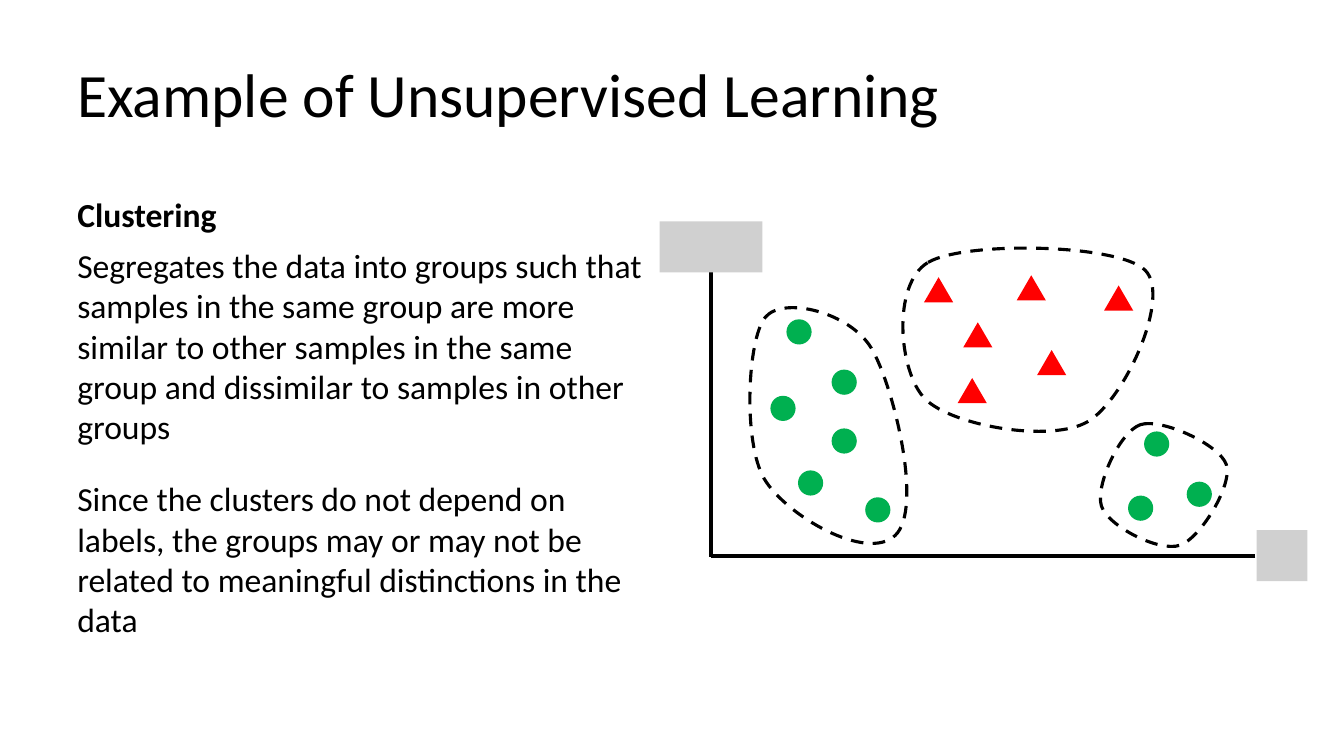
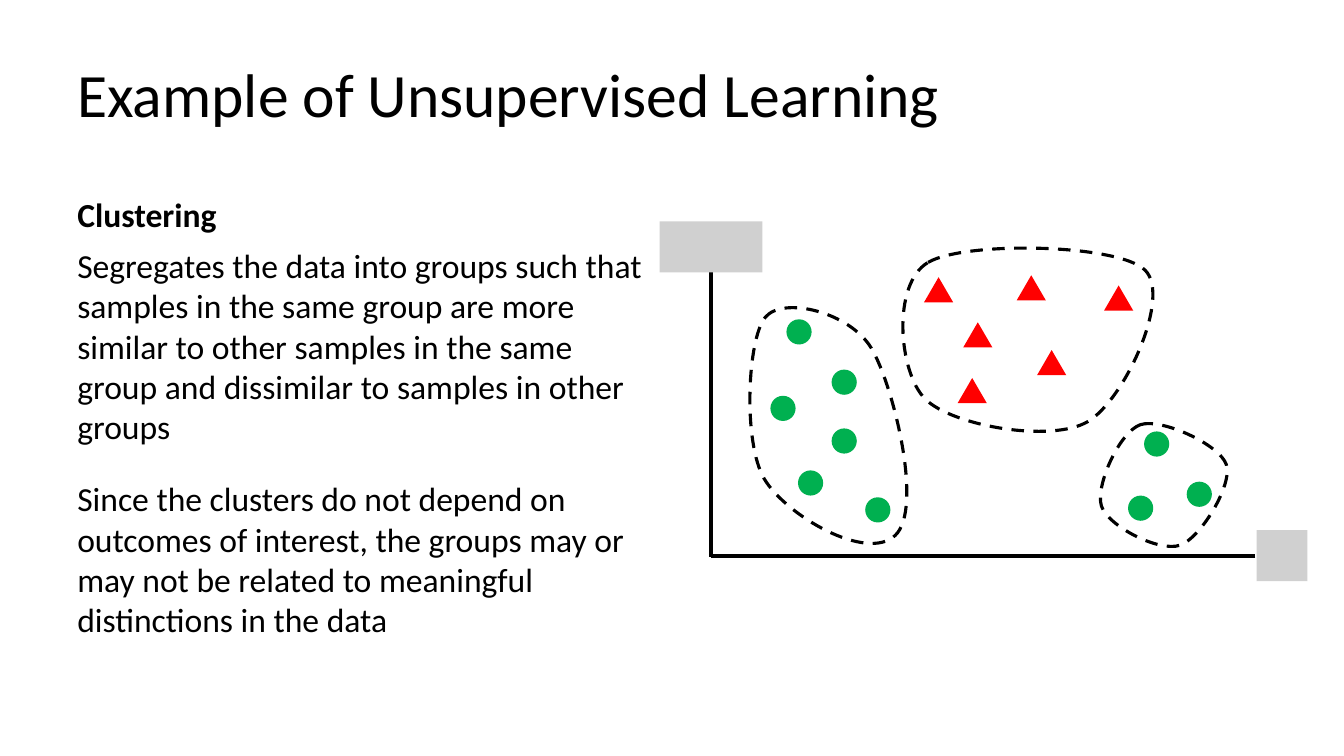
Before and after one commit to C4M-UofT/C4M-UofT.github.io, a slide deck: slide 7 of lectures/winter/6_ml_workflow/MachineLearning_tutorial.pptx. Drawn at 1344x756 pixels with LibreOffice and Linux fonts; fonts in the diff are those of the drawing; grey boxes stand for pictures. Boxes give left, top, right and bottom in pixels: in the first picture for what was removed or moved away, otherwise in the second. Text is boxed around its words. In the diff, an @@ line names an element or a change of style, - is before the commit and + after.

```diff
--- a/lectures/winter/6_ml_workflow/MachineLearning_tutorial.pptx
+++ b/lectures/winter/6_ml_workflow/MachineLearning_tutorial.pptx
@@ text at [77,487,623,633]: text changed @@
-Since the clusters do not depend on labels, the groups may or may not be related to meaningful distinctions in the data
+Since the clusters do not depend on outcomes of interest, the groups may or may not be related to meaningful distinctions in the data
```
Also in this commit, not shown: 19 other slides changed, 5 slides added, 3 slides removed, 2 other files.
